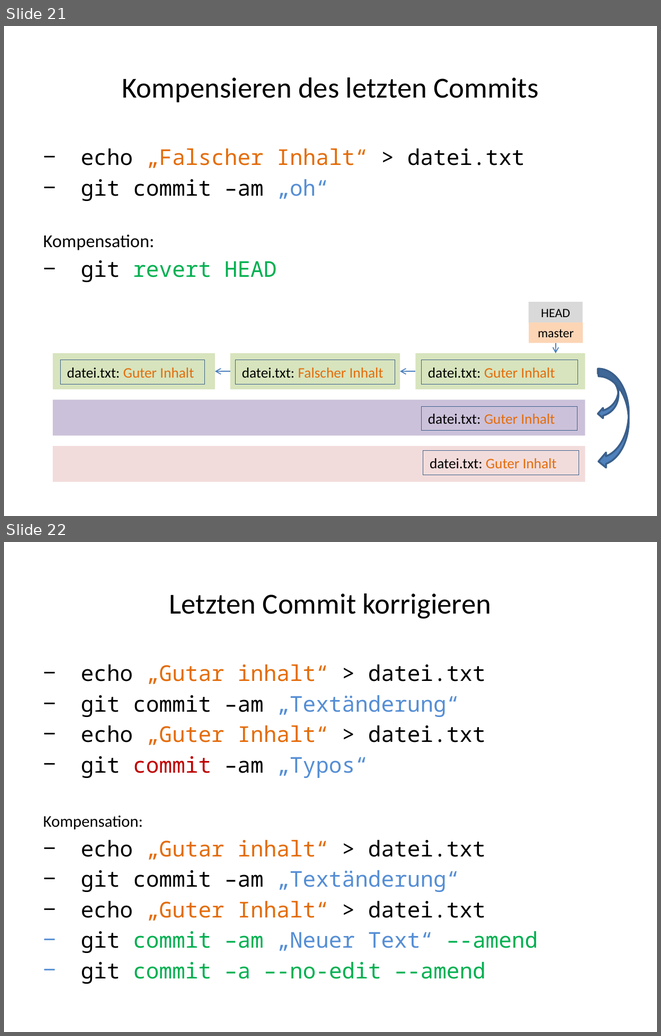
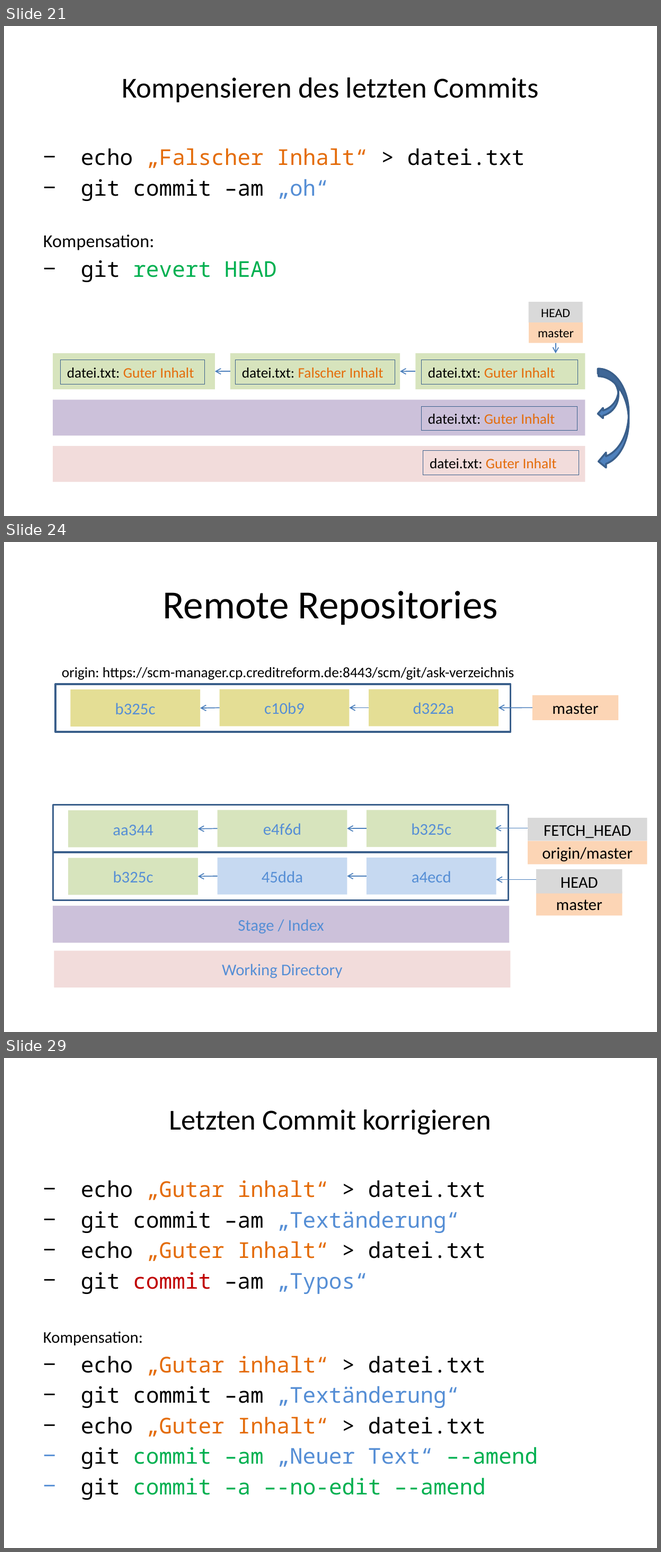
Before and after one commit to kotlincook/gitplayground, a slide deck: GIT.pptx. Shown one above the other, each under a label of ours: slides 21 and 22 before the commit, slides 21, 24 and 29 after it; the slides between them are not shown. The pictures are 661x1036 and 661x1552 pixels, drawn with LibreOffice and Linux fonts; fonts in the diff are those of the drawing. Boxes give left, top, right and bottom in pixels: in the first picture for what was removed or moved away, otherwise in the second. Text is boxed around its words. In the diff, an @@ line names an element or a change of style, - is before the commit and + after.

```diff
--- a/GIT.pptx
+++ b/GIT.pptx
@@ slide 24 added at box(4, 542, 657, 1032), background #FFFFFF @@
@@ title added at box(162, 591, 498, 625), 44 pt, text #000000 @@
+Remote Repositories
@@ text added at box(62, 667, 514, 680), 16 pt, text #000000 @@
+origin: https://scm-manager.cp.creditreform.de:8443/scm/git/ask-verzeichnis
@@ rectangle added at box(55, 685, 511, 732), outline #3A5F8C 2 pt @@
@@ rectangle added at box(71, 689, 201, 727), fill #E4DE95, 18 pt, text #558ED5 @@
+b325c
@@ rectangle added at box(220, 689, 350, 726), fill #E4DE95, 18 pt, text #558ED5 @@
+c10b9
@@ rectangle added at box(368, 689, 498, 726), fill #E4DE95, 18 pt, text #558ED5 @@
+d322a
@@ rectangle added at box(532, 695, 618, 720), fill #FCD5B5, 18 pt, text #000000 @@
+master
@@ arrow added from (220, 708) to (200, 708), #4B7EBC 1 pt @@
@@ arrow added from (368, 708) to (350, 708), #4B7EBC 1 pt @@
@@ arrow added from (532, 708) to (498, 708), #4B7EBC 1 pt @@
@@ rectangle added at box(528, 818, 647, 840), fill #D9D9D9, 18 pt, text #000000 @@
+FETCH_HEAD
@@ group added at box(53, 804, 508, 852): 4 rectangles, 2 arrows @@
+aa344
+e4f6d
+b325c
@@ arrow added from (528, 828) to (495, 828), #4B7EBC 1 pt @@
@@ rectangle added at box(528, 840, 647, 864), fill #FCD5B5, 18 pt, text #000000 @@
+origin/master
@@ rectangle added at box(53, 852, 508, 900), outline #3A5F8C 2 pt @@
@@ group added at box(53, 857, 511, 987): 5 rectangles @@
+Working Directory
+Stage / Index
+b325c
+45dda
+a4ecd
@@ rectangle added at box(536, 869, 623, 893), fill #D9D9D9, 18 pt, text #000000 @@
+HEAD
@@ arrow added from (218, 876) to (198, 876), #4B7EBC 1 pt @@
@@ arrow added from (367, 876) to (347, 876), #4B7EBC 1 pt @@
@@ arrow added from (536, 880) to (496, 880), #4B7EBC 1 pt @@
@@ rectangle added at box(536, 891, 623, 916), fill #FCD5B5, 18 pt, text #000000 @@
+master
@@ what was slide 22 is now slide 29 @@
```
Also in this commit, not shown: 5 slides changed, 6 other slides added.
